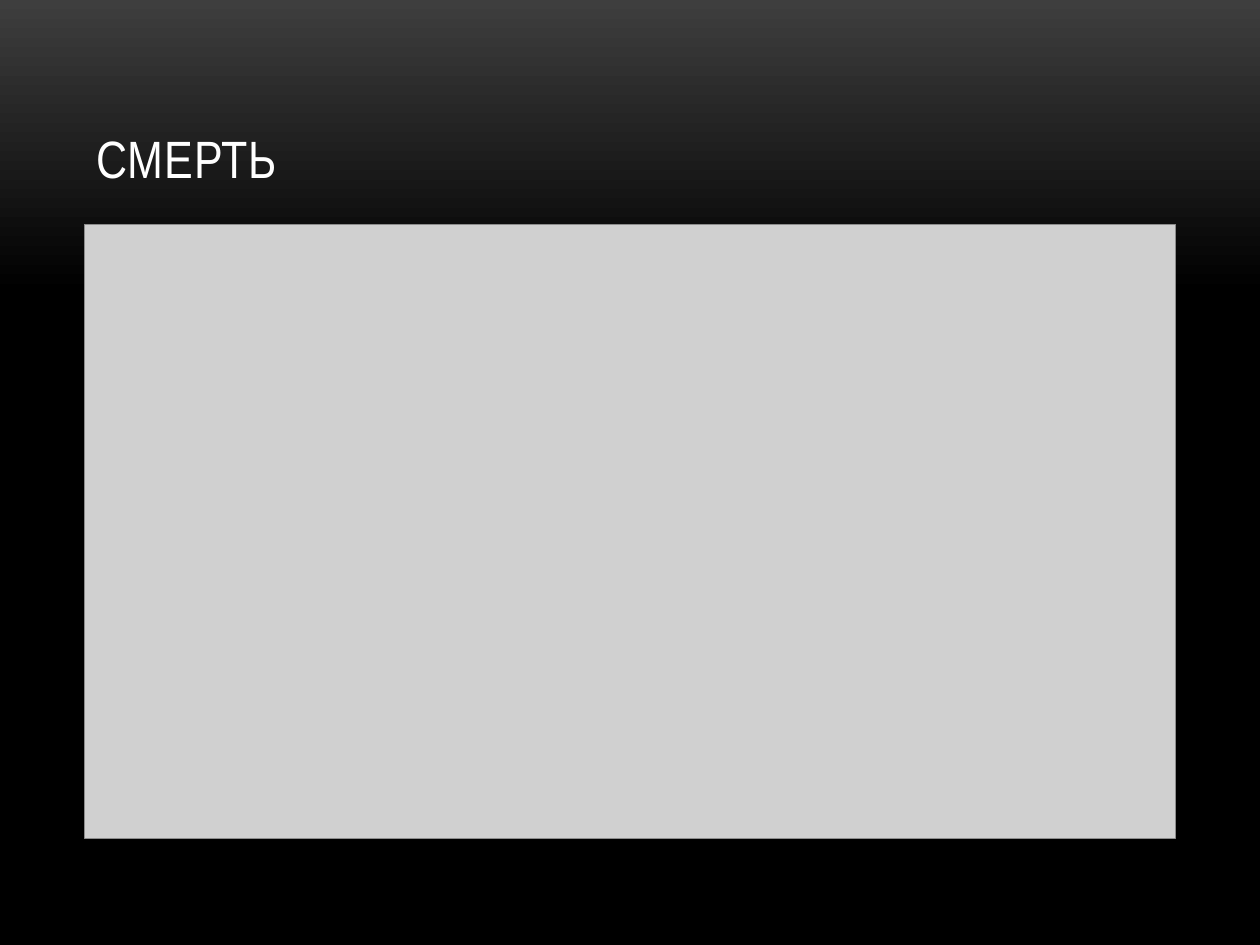
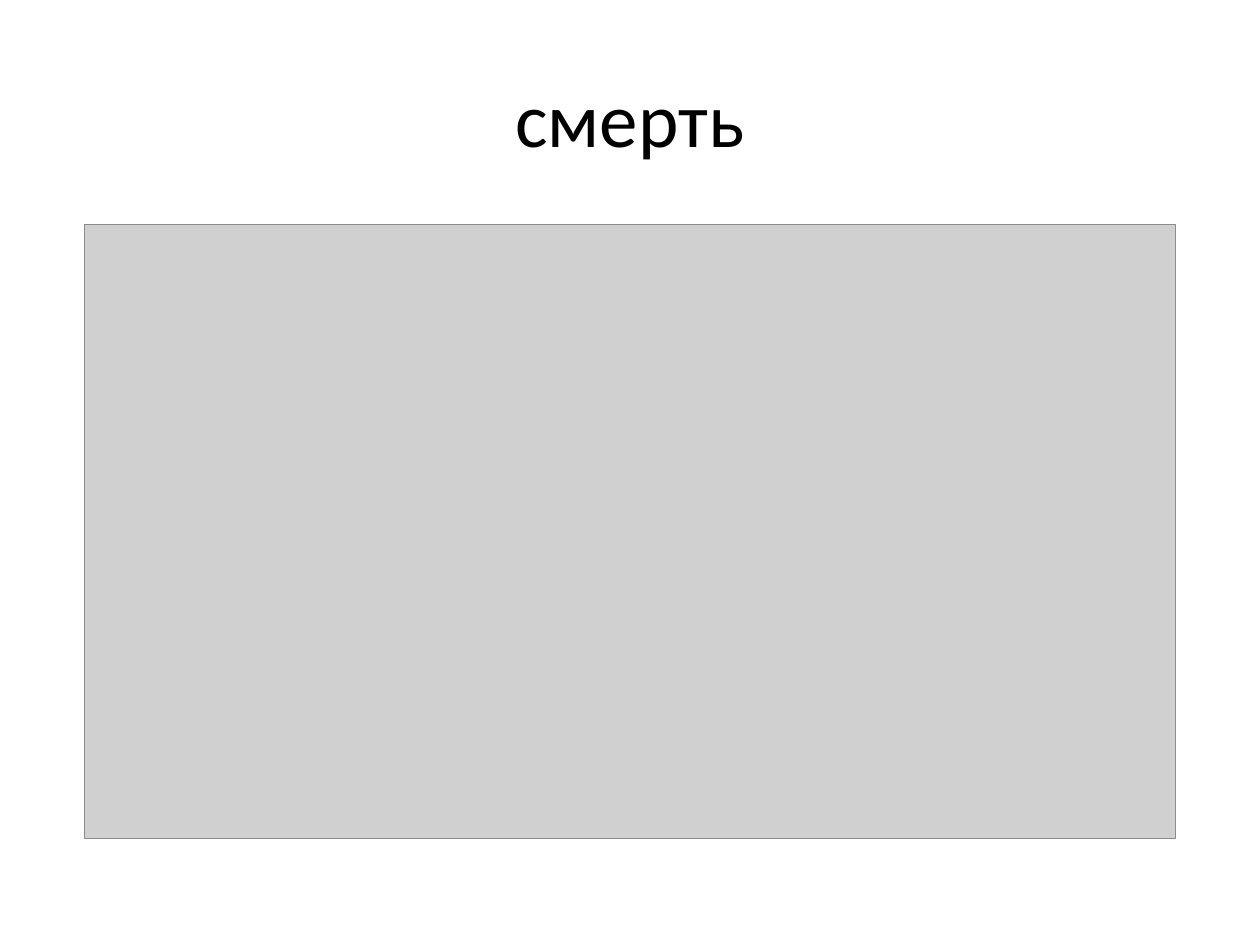
Before and after one commit to Alex-50/Arsentiev-Razukhin, a slide deck: slide 4 of Презентация.pptx (slide 7 before the commit). Drawn at 1260x945 pixels with LibreOffice and Linux fonts; fonts in the diff are those of the drawing; grey boxes stand for pictures; background and template pictures are left out. Boxes give left, top, right and bottom in pixels: in the first picture for what was removed or moved away, otherwise in the second. Text is boxed around its words. In the diff, an @@ line names an element or a change of style, - is before the commit and + after.

```diff
--- a/Презентация.pptx
+++ b/Презентация.pptx
@@ background picture (left out) to #FFFFFF @@
@@ title "смерть" at [515,109,744,160]: vertical alignment bottom to middle @@
@@ title at [515,109,744,160]: text changed; size 30 to 44 pt; font Arial Narrow to Calibri; text colour #FFFFFF to #000000 @@
-СМЕРТЬ
+смерть
```
Also in this commit, not shown: 7 other slides changed, 3 slides removed.
